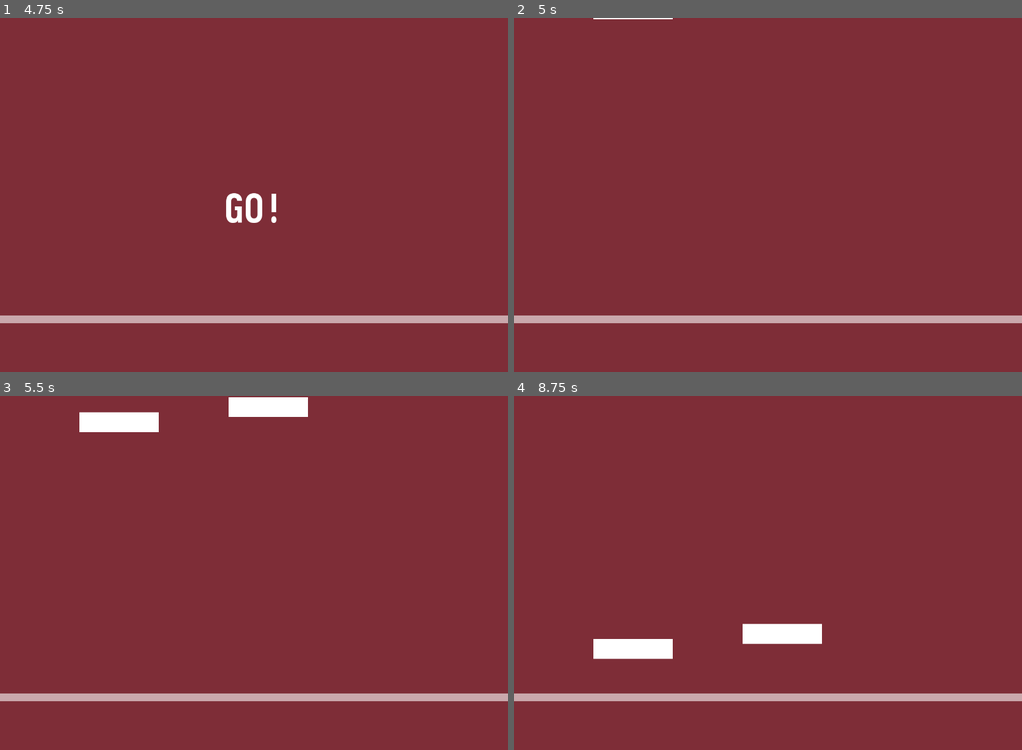
Above: before the commit, frames 1-4 (two rows, left to right).
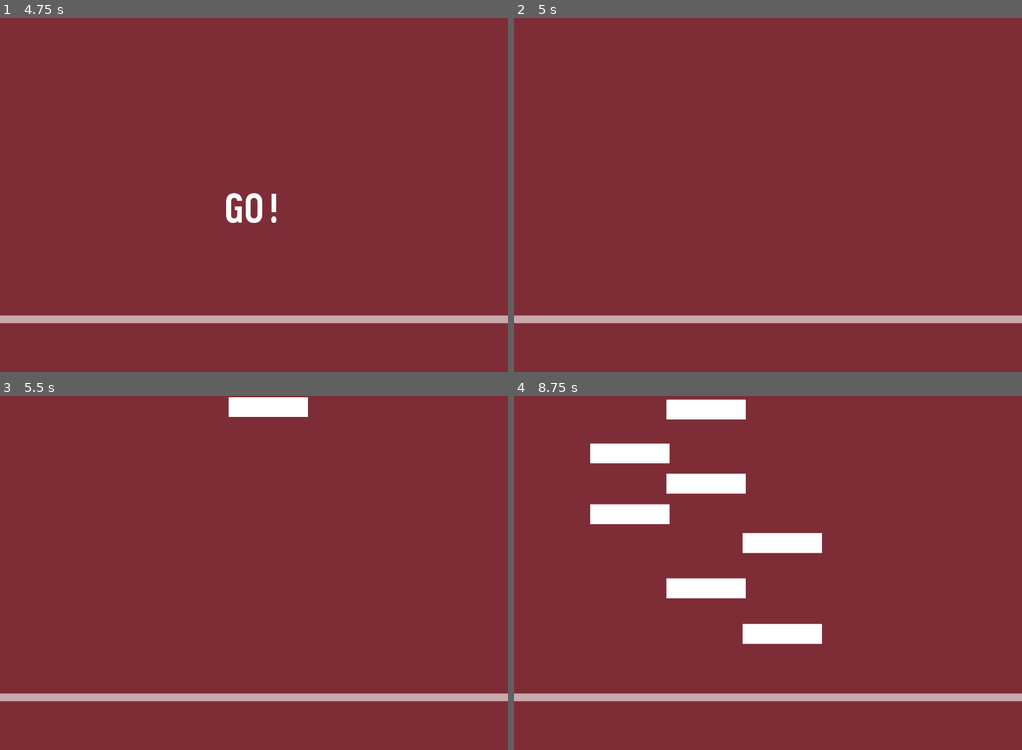
Above: after the commit, the same moments.

Repository: codemonsters/re-play
Game: Godot game, scene res://Main.tscn
Same seed, same stepped clock (60 frames per second), same inputs: the game is played once before the commit and once after it.
Inputs:
- Up to frame 1 (4.75 s): tap Enter at 0.5, 2.75, 4.25 s; tap Space at 1.25, 3.5 s
- Up to frame 2 (5 s): no input
- Up to frame 3 (5.5 s): no input
- Up to frame 4 (8.75 s): no input

Frame 1 is identical in both runs. In frame 2, less than 0.1% of the frame differs, in the area x 15-32%, y 0-1%; in frame 3, 0.9%; in frame 4, 6.2%, in the area x 15-61%, y 0-75%.

Commit message:
Javi es Dios

Diff:
--- a/src/minigames/rythm/Main.gd
+++ b/src/minigames/rythm/Main.gd
@@ -11,7 +11,7 @@
 var left = 0 # Cuantos ticks quedan antes pasar al siguiente elemento de la lista notes_queue
 
 # Lo mismo, pero unos pocos ticks adelantado para colocar las piezas fuera de la pantalla
-var counter_pieces = speed_ticks - 1
+var counter_pieces = 1
 var left_pieces = 0
 
 var notes_queue = [] # Array de notas a tocar durante la partida
@@ -56,7 +56,6 @@
 	# PD: La barra tiene que empezar en y = -piece_height
 	speed = (bar_distance + (piece_height/2.0) - bar_height) / (speed_ticks * tempo)
 	prepare_queues()
-	new_rect(200, -piece_height)
 
 
 func new_rect(posx, posy=(-piece_height), sizey=50, sizex=200):
@@ -106,7 +105,7 @@
 	$AudioStreamPlayer.set_stream(sound)
 	$AudioStreamPlayer.play()
 
-func play_sound_mk2(sound_name):
+func play_sound_mk2(sound_name): # Lo mismo que arriba, pero por segunda vez para poder reproducir dos a la vez.
 	var sound = load(assets_dir + sound_name)
 	sound.set_loop(false)
 	$AudioStreamPlayer2.set_stream(sound)
@@ -137,6 +136,7 @@
 			print("MINIJUEGO FINALIZADO")
 			# DEBUG FIXME TODO: SOLO DE MOMENTO PARA EL DESARROLLO QUITAR LUEGO POR FAVOR NO OLVIDARSE
 			get_tree().quit()
+			return
 
 		var _queue_element = notes_queue[counter]
 		counter += 1
@@ -163,11 +163,12 @@
 		for x in _notes:
 			new_rect((vwidth / 5.0) * (int(x) % 4))
 	else:
-		left -= 1
+		left_pieces -= 1
 
 
 func prepare_queues():
 	var previous_note = 2
+	notes_queue.append([speed_ticks, []])
 	for chord_num in range(10):
 		randomize()
 		var chord = notes["chords"][randi() % notes["chords"].size()]
@@ -186,3 +187,4 @@
 				notes_queue.append([time, _notes])
 				if _notes.size() > 0:
 					previous_note = _notes[0]
+	print(notes_queue)
